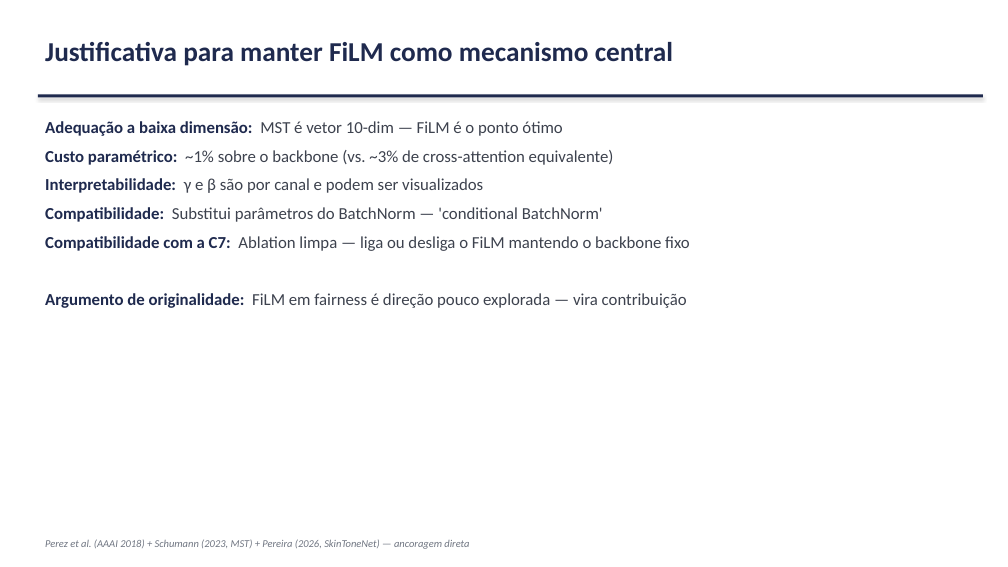
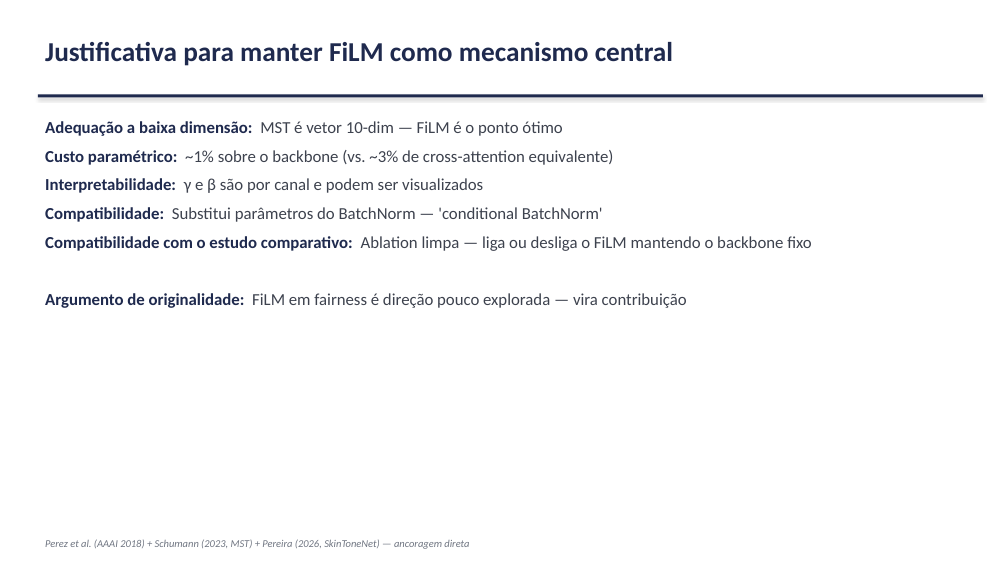
Before and after one commit to marcellozzetti/Facial-Recognition-Models-Mitigating-Bias, a slide deck: slide 19 of docs/ativo/material_reuniao_orientador_2026-06-15.pptx. Drawn at 1008x567 pixels with LibreOffice and Linux fonts; fonts in the diff are those of the drawing. Boxes give left, top, right and bottom in pixels: in the first picture for what was removed or moved away, otherwise in the second. Text is boxed around its words. In the diff, an @@ line names an element or a change of style, - is before the commit and + after.

```diff
--- a/docs/ativo/material_reuniao_orientador_2026-06-15.pptx
+++ b/docs/ativo/material_reuniao_orientador_2026-06-15.pptx
@@ text at (45, 236, 812, 251): text changed @@
-Compatibilidade com a C7: Ablation limpa — liga ou desliga o FiLM mantendo o backbone fixo
+Compatibilidade com o estudo comparativo: Ablation limpa — liga ou desliga o FiLM mantendo o backbone fixo
```
Also in this commit, not shown: 6 other slides changed, 1 slide added, 1 slide removed, 1 other file.
